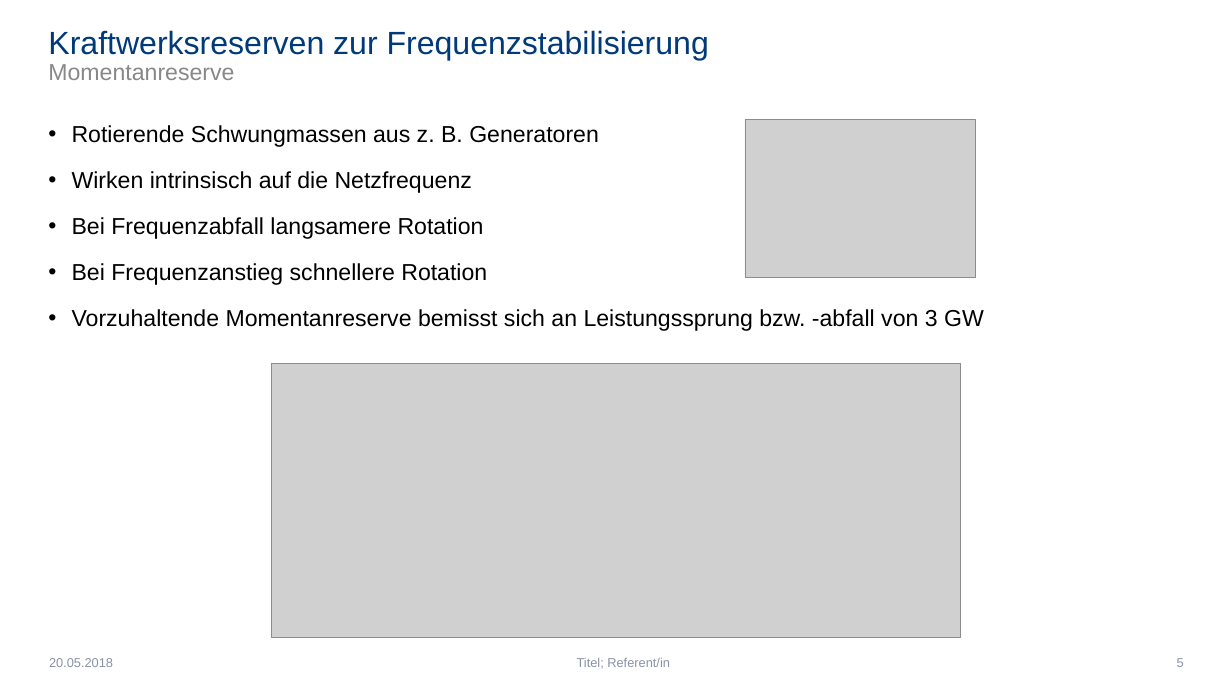
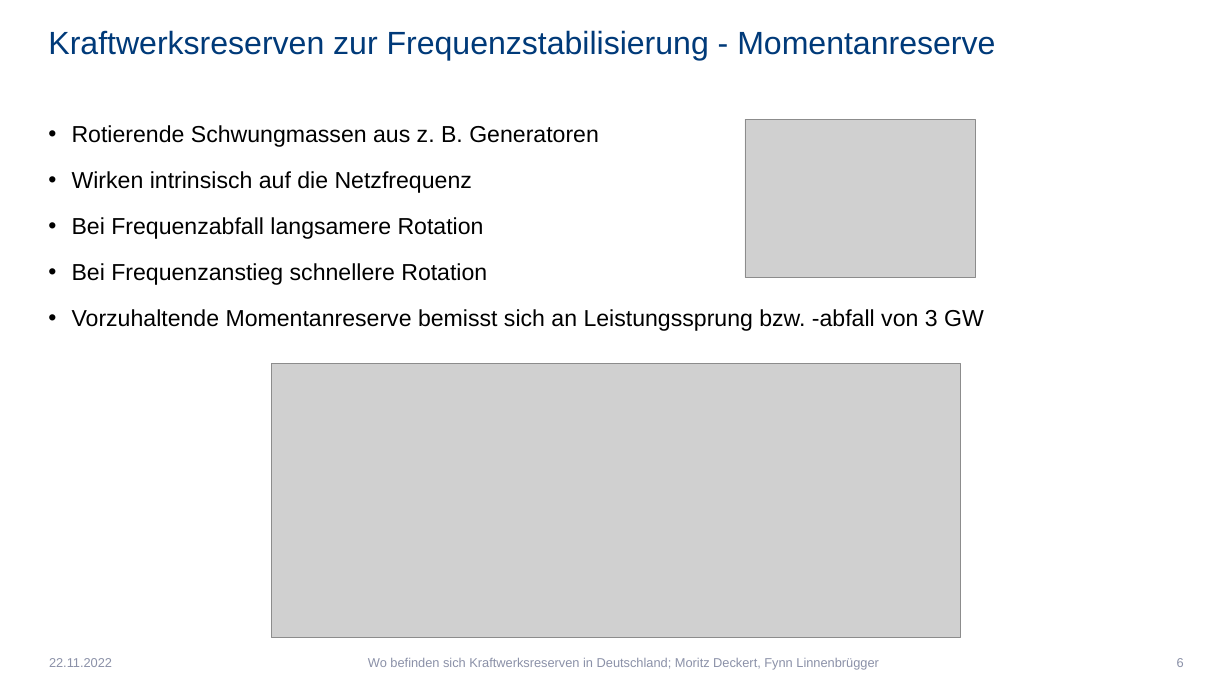
Before and after one commit to Febbyyyy/Regenerative-Energietechnik-Projekt, a slide deck: slide 6 of Präsentation - Wo befinden sich Kraftwerksreserven in Deutschland.pptx (slide 5 before the commit). Drawn at 1232x693 pixels with LibreOffice and Linux fonts; fonts in the diff are those of the drawing; grey boxes stand for pictures. Boxes give left, top, right and bottom in pixels: in the first picture for what was removed or moved away, otherwise in the second. Text is boxed around its words. In the diff, an @@ line names an element or a change of style, - is before the commit and + after.

```diff
--- a/Präsentation - Wo befinden sich Kraftwerksreserven in Deutschland.pptx
+++ b/Präsentation - Wo befinden sich Kraftwerksreserven in Deutschland.pptx
@@ title at [48,30,995,60]: text changed @@
-Kraftwerksreserven zur Frequenzstabilisierung
-Momentanreserve
+Kraftwerksreserven zur Frequenzstabilisierung - Momentanreserve
@@ text at [49,658,112,667]: text changed @@
-20.05.2018
+22.11.2022
@@ text at [368,658,879,670]: text changed @@
-Titel; Referent/in
+Wo befinden sich Kraftwerksreserven in Deutschland; Moritz Deckert, Fynn Linnenbrügger
```
Also in this commit, not shown: 9 other slides changed, 1 slide added, 2 other files.
